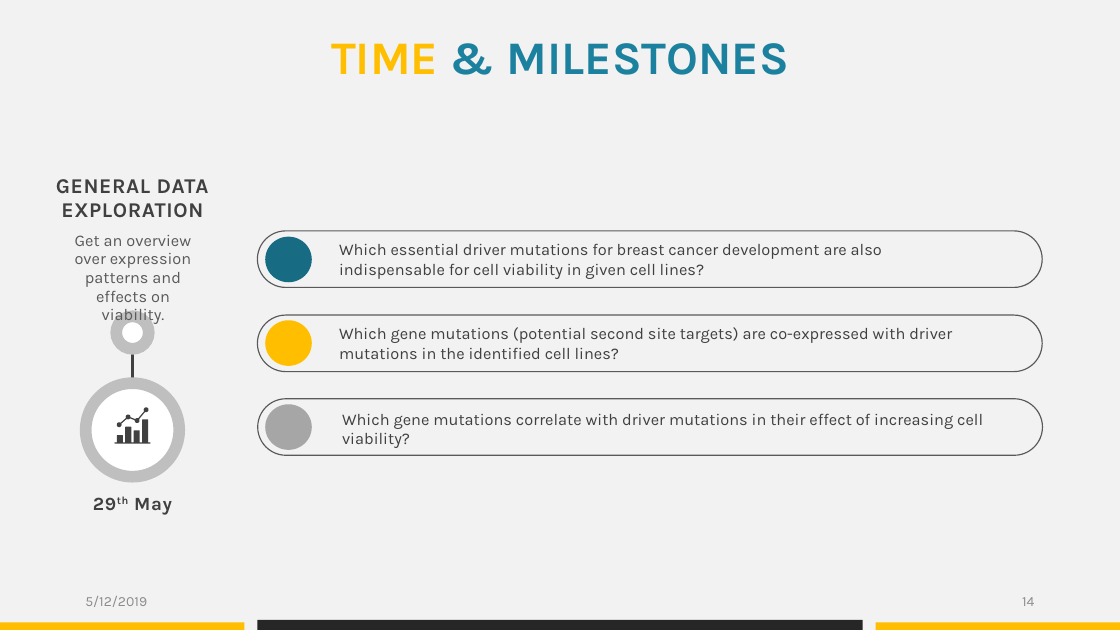
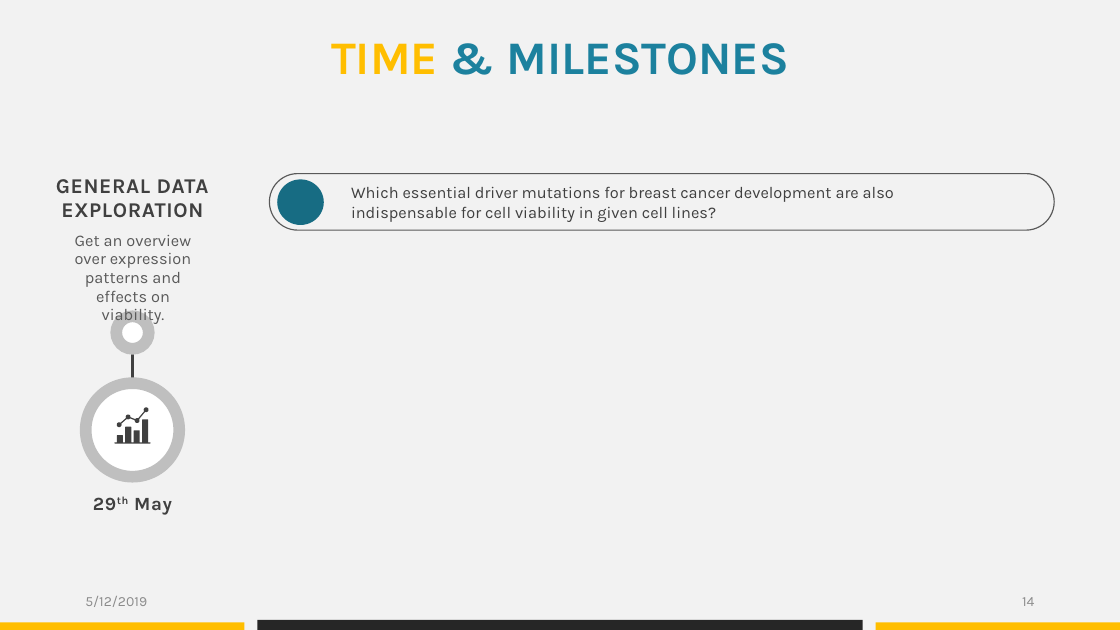
Before and after one commit to datascience-mobi/group-04-project-1-4, a slide deck: slide 14 of Project proposal_presentation_V1.pptx. Drawn at 1120x630 pixels with LibreOffice and Linux fonts; fonts in the diff are those of the drawing. Boxes give left, top, right and bottom in pixels: in the first picture for what was removed or moved away, otherwise in the second. Text is boxed around its words. In the diff, an @@ line names an element or a change of style, - is before the commit and + after.

```diff
--- a/Project proposal_presentation_V1.pptx
+++ b/Project proposal_presentation_V1.pptx
@@ rounded rectangle: place and size @@
-rounded rectangle at [257, 231, 1042, 287]
+rounded rectangle at [270, 174, 1054, 230]
@@ ellipse: place and size @@
-ellipse at [266, 237, 312, 282]
+ellipse at [277, 180, 323, 225]
@@ text "Which essential driver mutations for ...": place and size @@
-text "Which essential driver mutations for ..." at [339, 244, 882, 279]
+text "Which essential driver mutations for ..." at [351, 187, 894, 222]
@@ rounded rectangle removed at [257, 315, 1042, 371] @@
@@ ellipse removed at [266, 320, 312, 365] @@
@@ text removed at [339, 327, 952, 359] @@
-Which gene mutations (potential second site targets) are co-expressed with driver mutations in the identified cell lines?
@@ rounded rectangle removed at [258, 399, 1043, 455] @@
@@ ellipse removed at [266, 404, 312, 450] @@
@@ text removed at [342, 414, 983, 448] @@
-Which gene mutations correlate with driver mutations in their effect of increasing cell viability?
```
Also in this commit, not shown: 9 other slides changed, 1 slide added, 1 slide removed.
